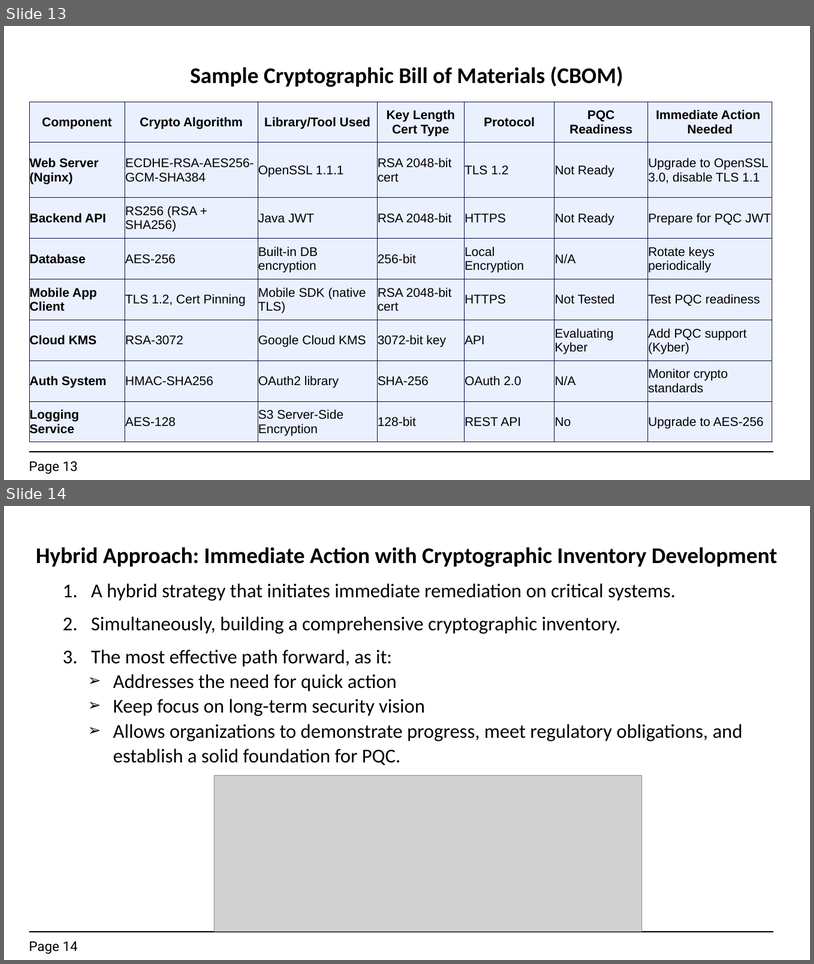
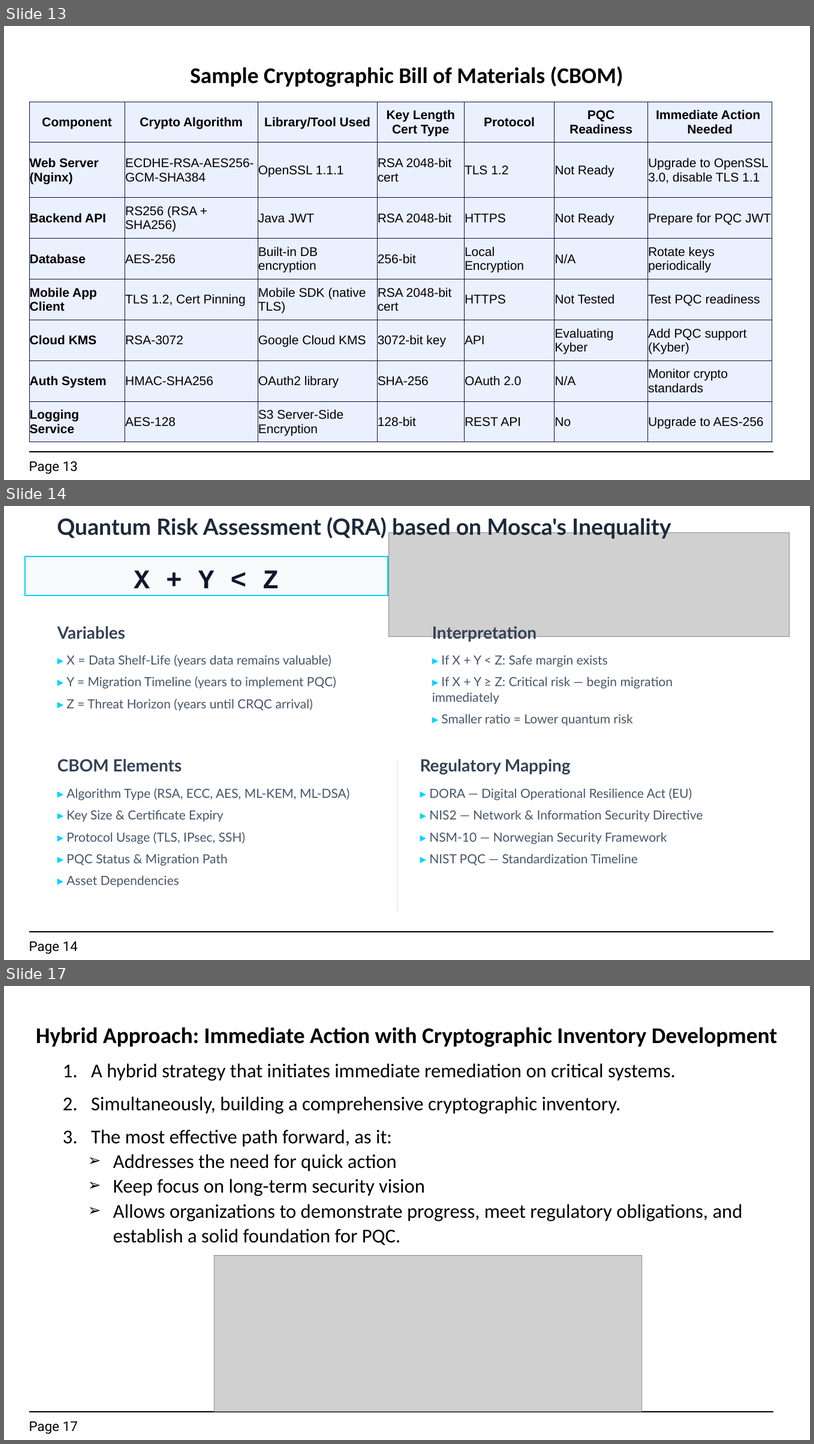
Before and after one commit to 7elmie/EGQCC, a slide deck: Presentations/5.Quantum Risk Assesment.pptx. Shown one above the other, each under a label of ours: slides 13 and 14 before the commit, slides 13, 14 and 17 after it; the slides between them are not shown. The pictures are 814x964 and 814x1444 pixels, drawn with LibreOffice and Linux fonts; fonts in the diff are those of the drawing; grey boxes stand for pictures. Boxes give left, top, right and bottom in pixels: in the first picture for what was removed or moved away, otherwise in the second. Text is boxed around its words. In the diff, an @@ line names an element or a change of style, - is before the commit and + after.

Commit message:
Update Quantum Risk Assessment presentation and remove QARS file

```diff
--- a/Presentations/5.Quantum Risk Assesment.pptx
+++ b/Presentations/5.Quantum Risk Assesment.pptx
@@ slide 14 added at (4, 506, 810, 960), background #FFFFFF; not listed: 2 template elements that a slide beside it also shows @@
@@ text added at (57, 516, 671, 539), 32 pt, text #1E293B, bold @@
+Quantum Risk Assessment (QRA) based on Mosca's Inequality
@@ picture added at (389, 533, 789, 637) @@
@@ rectangle added at (25, 556, 388, 596), fill #F8FAFC, outline #00D4FF 2 pt @@
@@ text added at (134, 570, 279, 596), 38.4 pt, text #0F172A, bold @@
+X + Y < Z
@@ text added at (57, 626, 125, 639), 24 pt, text #334155, bold @@
+Variables
@@ text added at (432, 626, 537, 642), 24 pt, text #334155, bold @@
+Interpretation
@@ text added at (66, 655, 336, 711), 18 pt, text #475569 @@
+▸ X = Data Shelf-Life (years data remains valuable)
+▸ Y = Migration Timeline (years to implement PQC)
+▸ Z = Threat Horizon (years until CRQC arrival)
@@ text added at (432, 655, 674, 726), 18 pt, text #475569 @@
+▸ If X + Y < Z: Safe margin exists
+▸ If X + Y ≥ Z: Critical risk — begin migration immediately
+▸ Smaller ratio = Lower quantum risk
@@ text added at (57, 759, 182, 771), 24 pt, text #334155, bold @@
+CBOM Elements
@@ rectangle added at (397, 760, 398, 911), fill #E2E8F0 @@
@@ text added at (420, 759, 571, 774), 24 pt, text #334155, bold @@
+Regulatory Mapping
@@ text added at (66, 788, 350, 887), 18 pt, text #475569 @@
+▸ Algorithm Type (RSA, ECC, AES, ML-KEM, ML-DSA)
+▸ Key Size & Certificate Expiry
+▸ Protocol Usage (TLS, IPsec, SSH)
+▸ PQC Status & Migration Path
+▸ Asset Dependencies
@@ text added at (429, 788, 704, 865), 18 pt, text #475569 @@
+▸ DORA — Digital Operational Resilience Act (EU)
+▸ NIS2 — Network & Information Security Directive
+▸ NSM-10 — Norwegian Security Framework
+▸ NIST PQC — Standardization Timeline
@@ what was slide 14 is now slide 17 @@
@@ page number at (29, 1421, 78, 1434): text changed @@
-Page 14
+Page 17
```
Also in this commit, not shown: 2 other slides added.
